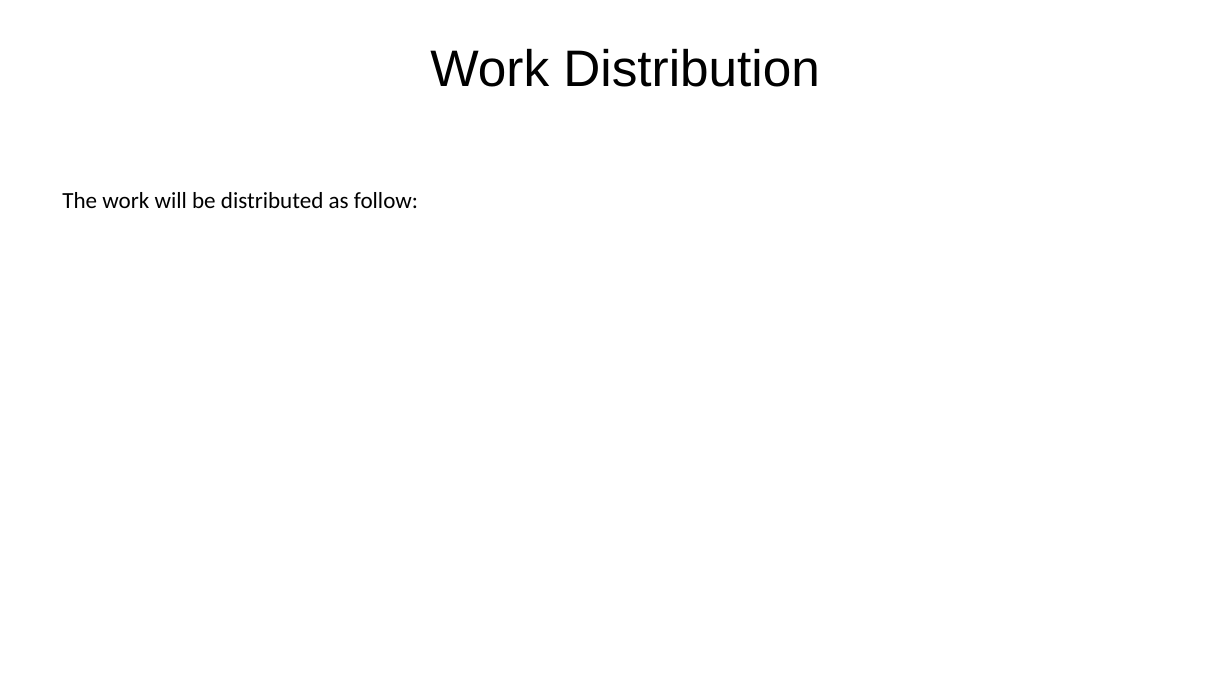
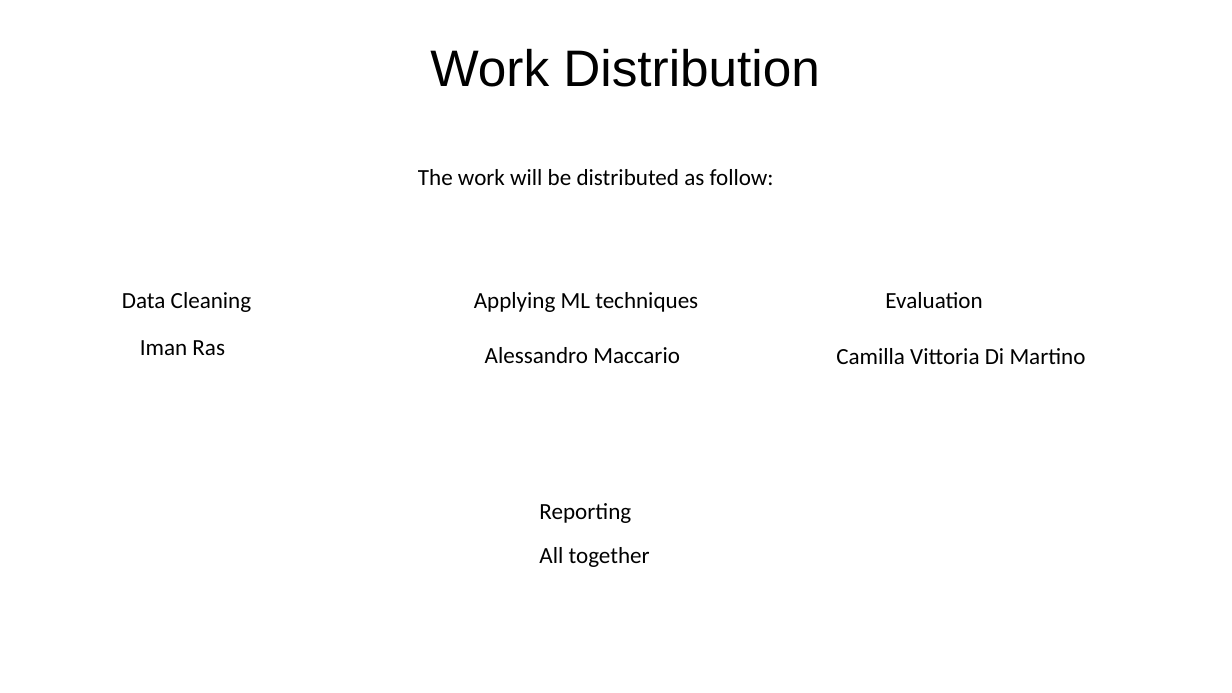
Before and after one commit to alessandro-maccario/Data_Mining_and_Neurocomputing, a slide deck: slide 7 of Data_Mining_Presentation.pptx (slide 8 before the commit). Drawn at 1232x693 pixels with LibreOffice and Linux fonts; fonts in the diff are those of the drawing. Boxes give left, top, right and bottom in pixels: in the first picture for what was removed or moved away, otherwise in the second. Text is boxed around its words. In the diff, an @@ line names an element or a change of style, - is before the commit and + after.

```diff
--- a/Data_Mining_Presentation.pptx
+++ b/Data_Mining_Presentation.pptx
@@ text "The work will be distributed ...": place and size @@
-text "The work will be distributed ..." at [62, 192, 418, 208]
+text "The work will be distributed ..." at [418, 169, 774, 185]
@@ text added at [122, 292, 252, 312], 18 pt, text #000000 @@
+Data Cleaning
@@ text added at [474, 292, 698, 312], 18 pt, text #000000 @@
+Applying ML techniques
@@ text added at [885, 292, 982, 308], 18 pt, text #000000 @@
+Evaluation
@@ text added at [140, 340, 225, 355], 18 pt, text #000000 @@
+Iman Ras
@@ text added at [485, 347, 680, 363], 18 pt, text #000000 @@
+Alessandro Maccario
@@ text added at [836, 348, 1086, 364], 18 pt, text #000000 @@
+Camilla Vittoria Di Martino
@@ text added at [539, 503, 631, 523], 18 pt, text #000000 @@
+Reporting
@@ text added at [539, 547, 650, 567], 18 pt, text #000000 @@
+All together
```
Also in this commit, not shown: 7 other slides changed, 1 slide added, 2 slides removed.
